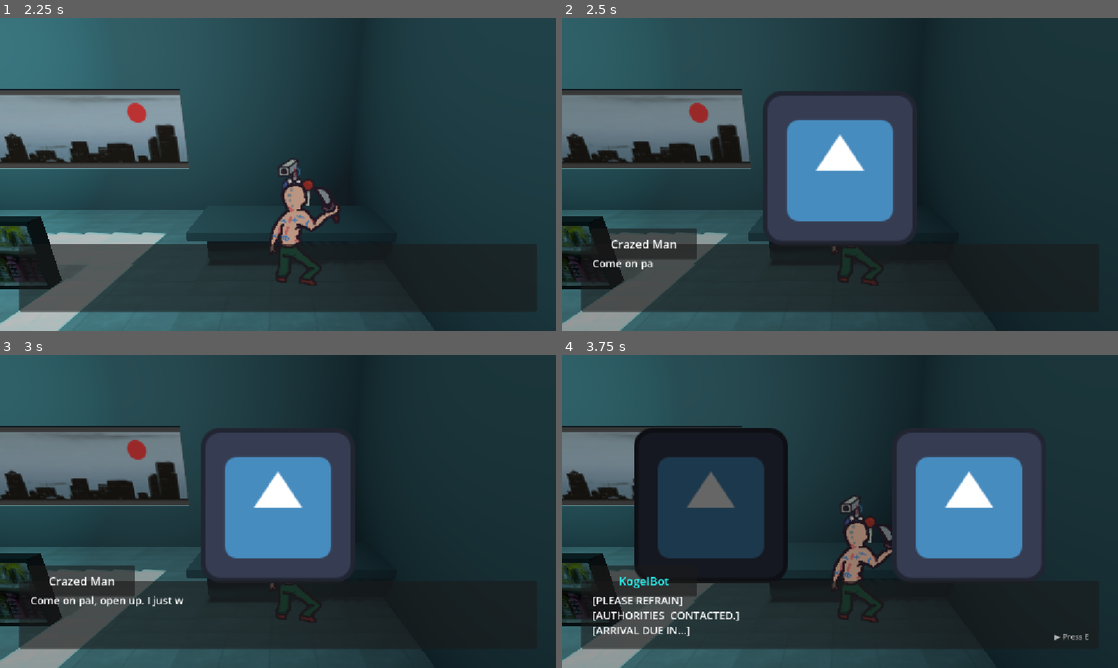
Above: before the commit, frames 1-4 (two rows, left to right).
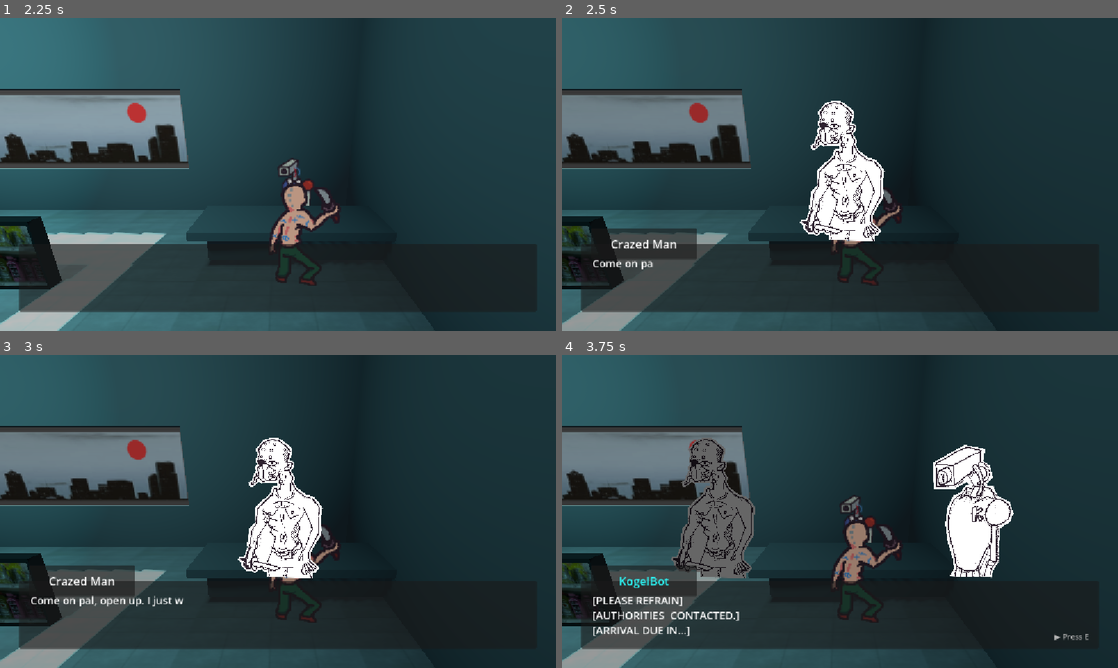
Above: after the commit, the same moments.

Repository: actualrednose/JupitusP1
Game: Godot game, scene res://scenes/Part 1/KogelMart.tscn
Same seed, same stepped clock (60 frames per second), same inputs: the game is played once before the commit and once after it. The engine's default icon, where the game draws it, is replaced by a stand-in: a white triangle on a blue panel in a dark square.
Inputs (mouse positions are in pixels of both pictures, inside the frame that each line leads up to):
- Up to frame 1 (2.25 s): tap Enter (ui_accept) at 0.5, 0.77, 2 s; move the mouse to (400, 158) at 0.52 s; hold D (move_right) 0.53-1.25 s; hold E (interact) 0.53-1.25 s; click (400, 158) at 0.67 s; drag from (166, 190) to (250, 237) at 1.27 s; move the mouse to (333, 105) at 2.02 s; hold D (move_right) from 2.03 s (still down); hold E (interact) from 2.03 s (still down)
- Up to frame 2 (2.5 s): keep holding D (move_right); keep holding E (interact)
- Up to frame 3 (3 s): release D (move_right) at 2.75 s; release E (interact) at 2.75 s; drag from (250, 574) to (111, 464) at 2.77 s
- Up to frame 4 (3.75 s): tap E (interact) at 3.5 s; move the mouse to (1006, 558) at 3.52 s; hold A (move_left) from 3.53 s (still down); hold E (interact) from 3.53 s (still down)

Frame 1 is identical in both runs. In frame 2, 11% of the frame differs, in the area x 36-64%, y 23-73%; in frame 3, 11%; in frame 4, 23%, in the area x 13-87%, y 23-73%.

Commit message:
Add files via upload

Diff:
--- a/jupitus/resources/combat/mainparty/Emm/EmmMainAttack.tres
+++ b/jupitus/resources/combat/mainparty/Emm/EmmMainAttack.tres
@@ -19,11 +19,19 @@
 timing_requirement = 3
 metadata/_custom_type_script = "uid://vfs2amss751j"
 
+[sub_resource type="Resource" id="Resource_40lcg"]
+script = ExtResource("1_arkom")
+effect_type = 2
+target_type = 2
+value_min = 5
+value_max = 10
+metadata/_custom_type_script = "uid://vfs2amss751j"
+
 [resource]
 script = ExtResource("1_oygk6")
 display_name = "Shoot"
 kind = 0
-effects = Array[ExtResource("1_arkom")]([SubResource("Resource_qt72d"), SubResource("Resource_inti1")])
+effects = Array[ExtResource("1_arkom")]([SubResource("Resource_qt72d"), SubResource("Resource_inti1"), SubResource("Resource_40lcg")])
 action_priority = 10
 timing_type = 1
 metadata/_custom_type_script = "uid://c6203othnxyij"
--- a/jupitus/resources/dialogue/characters/Emm.tres
+++ b/jupitus/resources/dialogue/characters/Emm.tres
@@ -1,7 +1,7 @@
 [gd_resource type="Resource" script_class="DialogueCharacter" format=3 uid="uid://byv0nuncpcc22"]
 
 [ext_resource type="Script" uid="uid://rh8ii72u8rxm" path="res://scripts/dialogue/dialogue_character.gd" id="1_e7oy0"]
-[ext_resource type="Texture2D" uid="uid://de6kri33m8e8d" path="res://icon.svg" id="1_i1rx4"]
+[ext_resource type="Texture2D" uid="uid://dxy8ccelxpnms" path="res://resources/dialogue/characters/EmmCoversant.png" id="1_i1rx4"]
 
 [resource]
 script = ExtResource("1_e7oy0")
--- a/jupitus/resources/dialogue/characters/KogelBot.tres
+++ b/jupitus/resources/dialogue/characters/KogelBot.tres
@@ -1,6 +1,6 @@
 [gd_resource type="Resource" script_class="DialogueCharacter" format=3 uid="uid://dg5kpnhdu8s77"]
 
-[ext_resource type="Texture2D" uid="uid://de6kri33m8e8d" path="res://icon.svg" id="1_f3y80"]
+[ext_resource type="Texture2D" uid="uid://c7ltd0j7bxubc" path="res://resources/dialogue/characters/KogelBotCoversant.png" id="1_f3y80"]
 [ext_resource type="Script" uid="uid://rh8ii72u8rxm" path="res://scripts/dialogue/dialogue_character.gd" id="1_uchl5"]
 
 [resource]
--- a/jupitus/resources/dialogue/characters/MachineCultist.tres
+++ b/jupitus/resources/dialogue/characters/MachineCultist.tres
@@ -1,7 +1,7 @@
 [gd_resource type="Resource" script_class="DialogueCharacter" format=3 uid="uid://c6h3kp852qy08"]
 
 [ext_resource type="Script" uid="uid://rh8ii72u8rxm" path="res://scripts/dialogue/dialogue_character.gd" id="1_1seol"]
-[ext_resource type="Texture2D" uid="uid://de6kri33m8e8d" path="res://icon.svg" id="1_chhl2"]
+[ext_resource type="Texture2D" uid="uid://c8wb3btjpm8kj" path="res://resources/dialogue/characters/cultistCoversant.png" id="1_chhl2"]
 
 [resource]
 script = ExtResource("1_1seol")
--- a/jupitus/resources/dialogue/characters/Roommate.tres
+++ b/jupitus/resources/dialogue/characters/Roommate.tres
@@ -1,9 +1,11 @@
 [gd_resource type="Resource" script_class="DialogueCharacter" format=3 uid="uid://detderr3pns4m"]
 
+[ext_resource type="Texture2D" uid="uid://co06nd21khyn3" path="res://resources/dialogue/characters/RoommateCoversant.png" id="1_j1jds"]
 [ext_resource type="Script" uid="uid://rh8ii72u8rxm" path="res://scripts/dialogue/dialogue_character.gd" id="1_pcb5a"]
 
 [resource]
 script = ExtResource("1_pcb5a")
 display_name = "The Roommate"
 is_party_member = true
+portrait = ExtResource("1_j1jds")
 metadata/_custom_type_script = "uid://rh8ii72u8rxm"
Binary file added: jupitus/resources/combat/enemy/MachineCultist/CultistCombatant.png
Not shown, added: jupitus/resources/combat/enemy/MachineCultist/CultistCombatant.png.import
Binary file added: jupitus/resources/combat/enemy/MachineCultist/CultistCombatantHurt.png
Not shown, added: jupitus/resources/combat/enemy/MachineCultist/CultistCombatantHurt.png.import
Binary file added: jupitus/resources/dialogue/characters/EmmCoversant.png
Not shown, added: jupitus/resources/dialogue/characters/EmmCoversant.png.import
Binary file added: jupitus/resources/dialogue/characters/KogelBotCoversant.png
Not shown, added: jupitus/resources/dialogue/characters/KogelBotCoversant.png.import
Binary file added: jupitus/resources/dialogue/characters/RoommateCoversant.png
Not shown, added: jupitus/resources/dialogue/characters/RoommateCoversant.png.import
Binary file added: jupitus/resources/dialogue/characters/cultistCoversant.png
Not shown, added: jupitus/resources/dialogue/characters/cultistCoversant.png.import
(and 20 more such lines)
